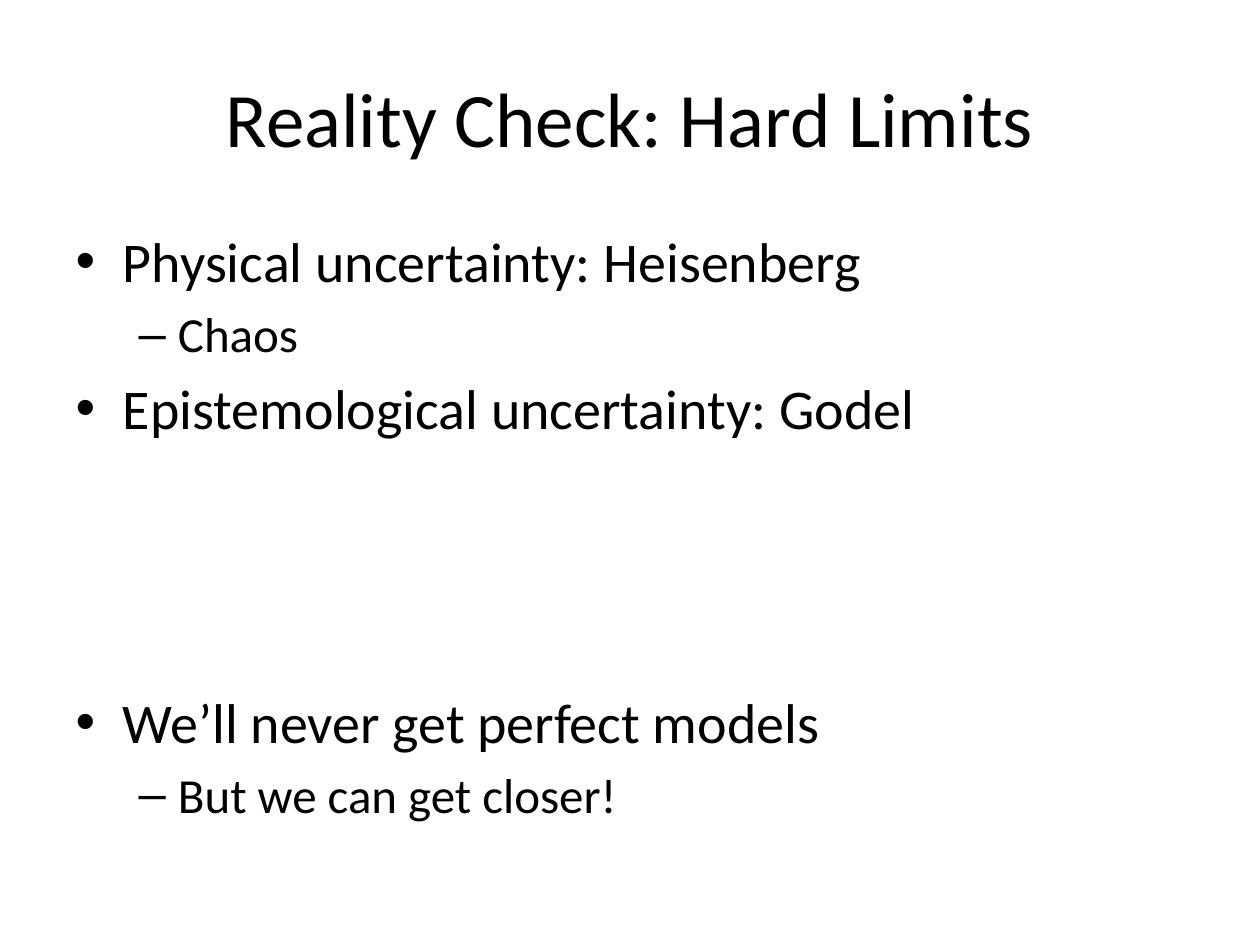
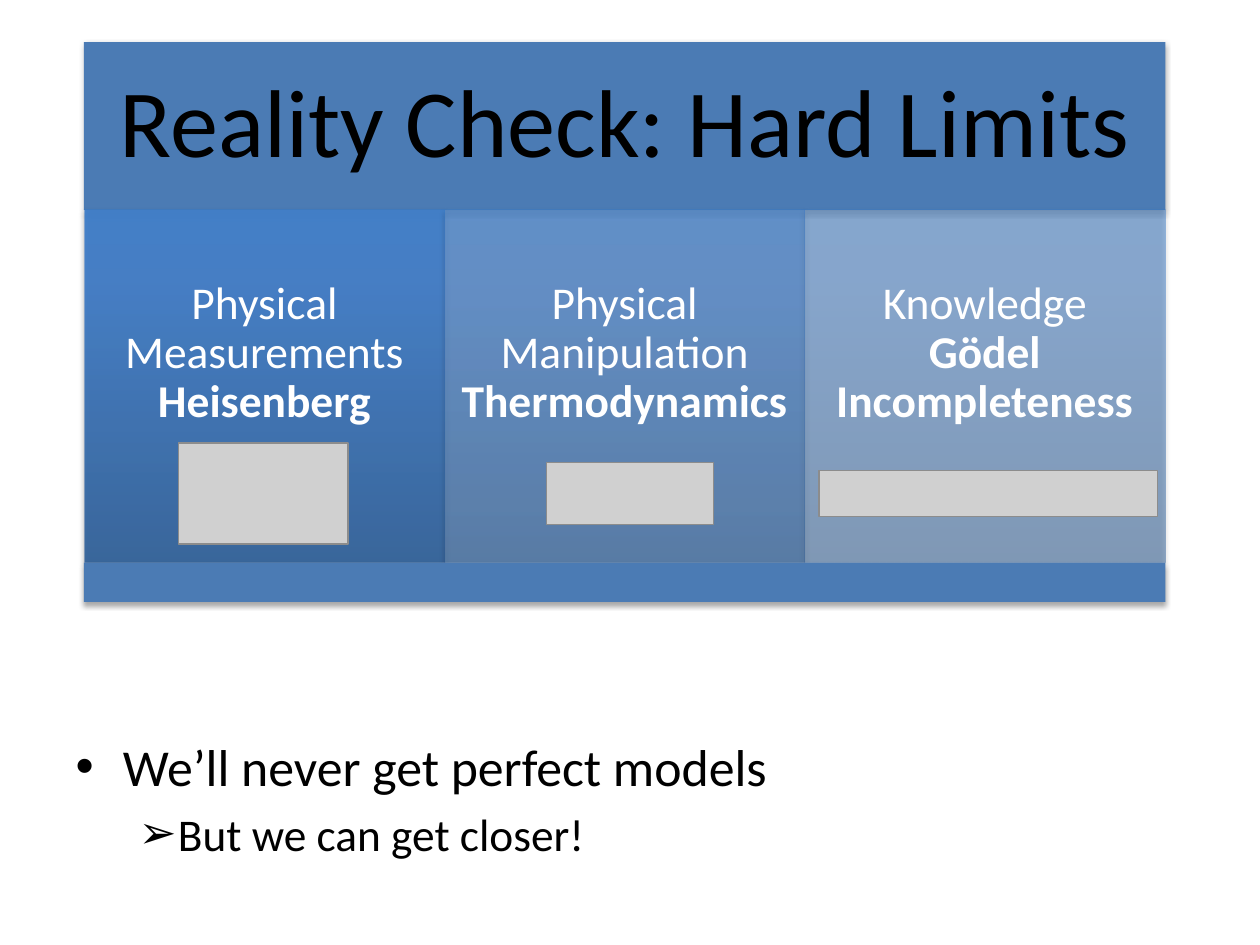
Before and after one commit to dhutchis/ModelTalk, a slide deck: slide 5 of ModelTalk.pptx. Drawn at 1260x945 pixels with LibreOffice and Linux fonts; fonts in the diff are those of the drawing; grey boxes stand for pictures. Boxes give left, top, right and bottom in pixels: in the first picture for what was removed or moved away, otherwise in the second. Text is boxed around its words. In the diff, an @@ line names an element or a change of style, - is before the commit and + after.

Commit message:
Add in 3 hard limits

```diff
--- a/ModelTalk.pptx
+++ b/ModelTalk.pptx
@@ text "Reality Check: Hard Limits": place and size @@
-text "Reality Check: Hard Limits" at [226, 93, 1033, 160]
+text "Reality Check: Hard Limits" at [120, 90, 1129, 173]
@@ text "Reality Check: Hard Limits" at [120, 90, 1129, 173]: size 44 to 55 pt; line spacing 1 to 0.9; more space between paragraphs @@
@@ text "We’ll never get perfect models" at [123, 749, 767, 859]: size 32 to 29.6 pt in "We’ll never get perfect models"; size 28 to 25.9 pt in "But we can get closer!"; bullet – to ➢ @@
@@ text at [123, 243, 914, 439]: paragraphs removed @@
-• Physical uncertainty: Heisenberg
-  – Chaos
-• Epistemological uncertainty: Godel
@@ picture added at [179, 444, 349, 544] @@
@@ picture added at [547, 462, 713, 524] @@
@@ picture added at [819, 470, 1158, 515] @@
@@ group added at [84, 42, 1166, 602]: 5 rectangles, 3 texts @@
+Physical Measurements
+Heisenberg
+Physical Manipulation
+Thermodynamics
+Knowledge
+Gödel Incompleteness
```
Also in this commit, not shown: 2 other files.
